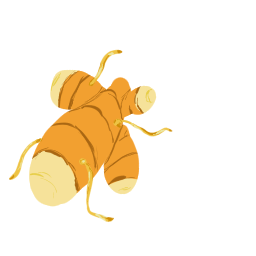
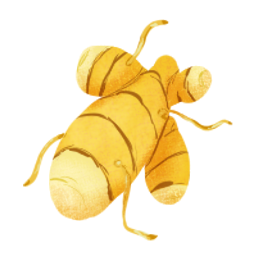
Revision of a layered 256px x 256px image; what changed, layer by layer:
added layer "Shading" (multiply) above "root highlight" over box(9, 19, 233, 241)
painted on "root highlight" over box(9, 19, 233, 241)
painted on "root brown nbase" over box(9, 19, 233, 241)
painted on "brown body" over box(9, 19, 233, 241)
added layer "Paint Layer 1" (overlay, 32%) above "just the tip" over box(9, 19, 233, 241)
painted on "just the tip" over box(9, 19, 233, 241)
painted on "body orange" over box(9, 19, 233, 241)
